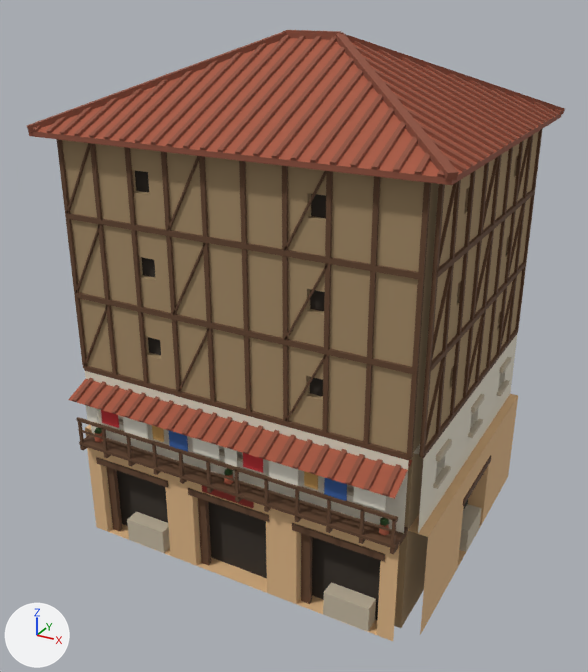
A saved change to the glTF model nero-rome-reader /assets/models/rome/rome_insula_a.glb.
One viewpoint serves both versions: a camera (50 mm lens) standing at (14.0, -26.9, 21.0) and looking at (-0.1, -1.1, 8.1). Arrows for +X, +Y and +Z are at lower left; the lights stay in place. The older version comes first. Vertices at exactly the same position are counted once.

In view in the first picture: 'rome_insula_a'.
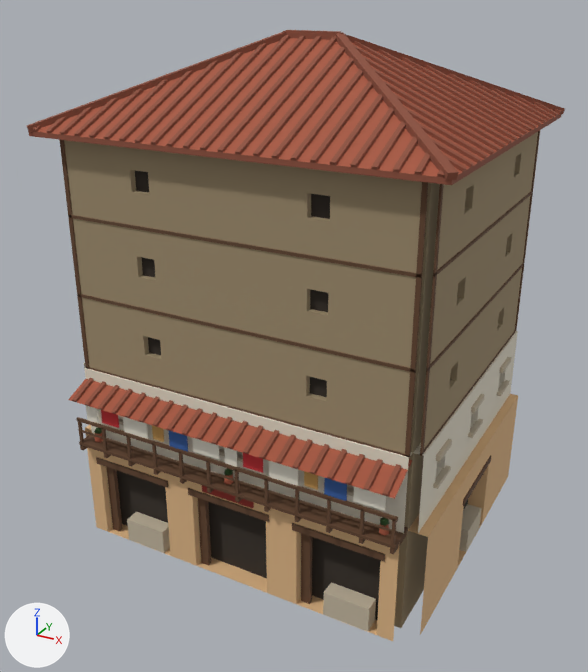
Where the change shows, as pixel boxes (x1, y1, x2, y2) in the pictures (588 x 672 px; the box of a moved part takes in the faces that stretch with it):
part 1 of me_rome_insula_a, deleted
    before: (67, 136, 531, 458)
part 2 of me_rome_insula_a, moved or reshaped
    before: (57, 129, 542, 533)
    after: (60, 131, 540, 533)

Patch to the scene script:
```diff
--- a/nero-rome-reader /assets/models/rome/rome_insula_a.glb.py
+++ b/nero-rome-reader /assets/models/rome/rome_insula_a.glb.py
@@ mat_gallery_floor @@
+mat_gallery_floor = principled_material('gallery_floor')
+mat_gallery_floor.base_color = (0.187, 0.147, 0.0946)  # brown #786b57
+mat_gallery_floor.roughness = 0.92
@@ mat_gallery_wall @@
+mat_gallery_wall = principled_material('gallery_wall')
+mat_gallery_wall.base_color = (0.214, 0.163, 0.1)  # brown #7f7059
+mat_gallery_wall.roughness = 0.92
@@ me_rome_insula_a @@
 # used by ob_rome_insula_a; location = (0.0, 0.0, 0.0)
-me_rome_insula_a.from_pydata(...)  # 3151 vertices, 4200 faces; spans x -7.6..7.6, y -7.1..6.6, z 0.0..19.3
+me_rome_insula_a.from_pydata(...)  # 2623 vertices, 3410 faces; spans x -7.6..7.6, y -7.1..6.6, z 0.0..19.3
+# me_rome_insula_a part 1: 60 loose pieces with 480 vertices, spanning x -7.0..7.0, y -6.0..6.0, z 7.1..16.2, are deleted
+# me_rome_insula_a part 2
+# 96 vertices are removed from x -7.0..7.0, y -6.0..6.0, z 7.1..16.3
+# 236 faces are deleted
+# 16 vertices in x -7.0..7.0, y -6.0..6.0, z 10.3..13.3 move by (0.0, 0.0, -0.1)
+# 4 vertices in x -6.6, y -6.0..-5.9, z 7.2..16.2 move by (0.1, 0.0, 0.0)
+# 4 vertices in x 6.9..7.0, y -5.6, z 7.2..16.2 move by (0.0, 0.1, 0.0)
+# 4 vertices in x 6.6, y 5.9..6.0, z 7.2..16.2 move by (-0.1, 0.0, 0.0)
+# 4 vertices in x -7.0..-6.9, y 5.6, z 7.2..16.2 move by (0.0, -0.1, 0.0)
+# 72 vertices move within x -7.0..7.0, y -6.0..6.0, z 7.2..16.2
+# 40 vertices are added at x -7.0..7.0, y -6.0..6.0, z 7.2..16.2
+# 8 new vertices lie (0.0, 0.0, 3.0) away from vertices in x -7.0..7.0, y -6.0..6.0, z 4.2
+# 136 new faces join them, mat_wood (brown #61422b)
+# 2 new faces join them, mat_gallery_floor (brown #786b57)
+# 28 new faces join them, mat_plaster (pale yellow #e3dbc9)
 me_rome_insula_a.materials.append(mat_mud)
@@ me_rome_insula_a @@
 me_rome_insula_a.materials.append(mat_hedge)
+me_rome_insula_a.materials.append(mat_gallery_wall)  # brown #7f7059
+me_rome_insula_a.materials.append(mat_gallery_floor)  # brown #786b57
```
